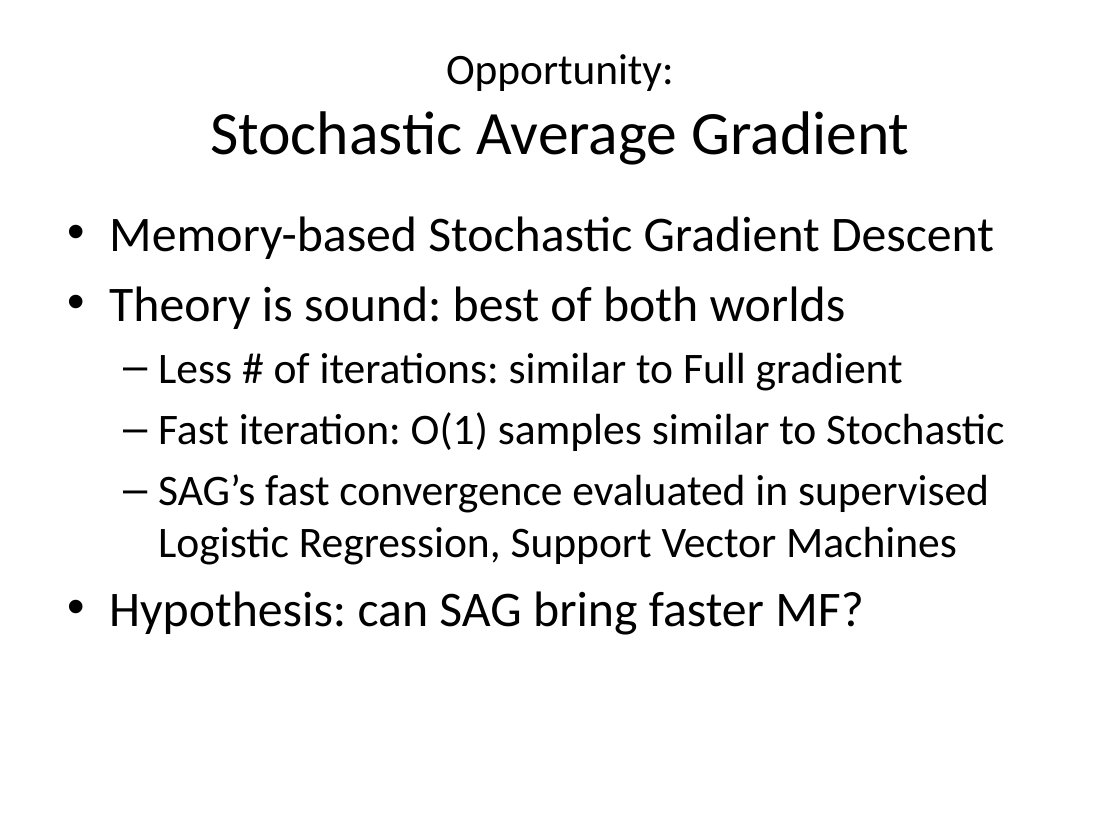
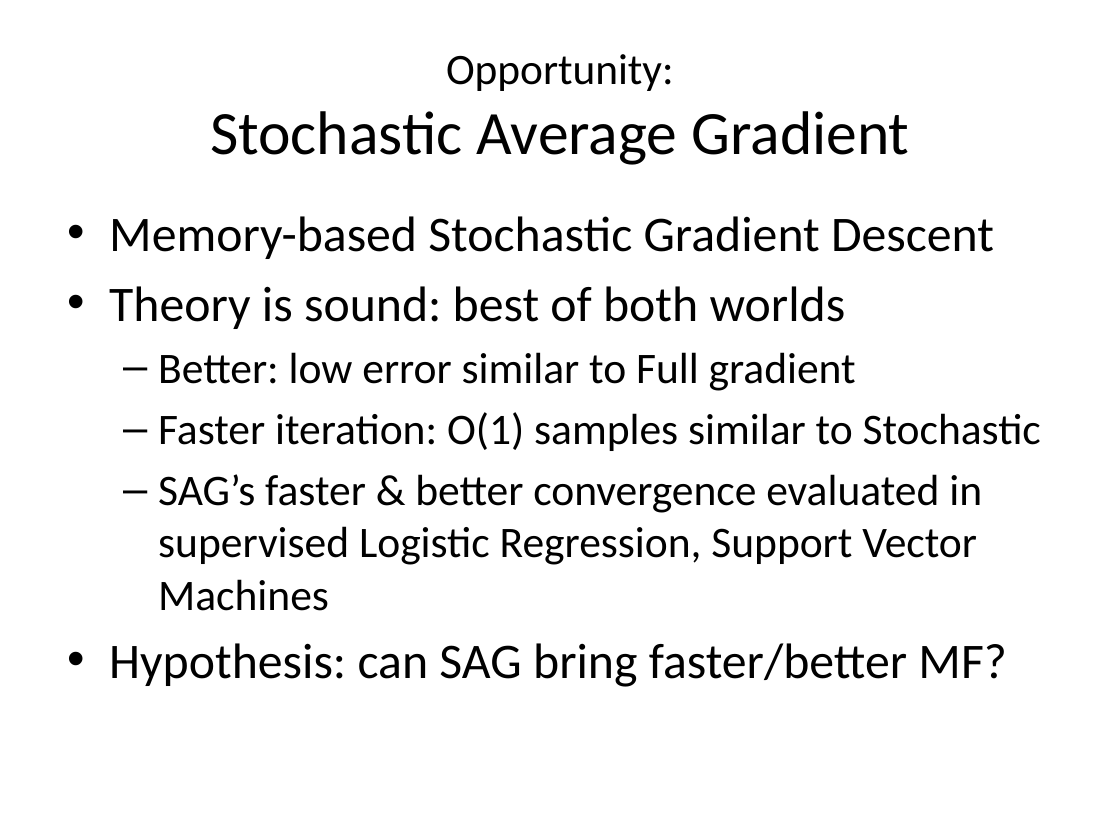
Before and after one commit to jamestklo/MatrixFactorizationMatlab, a slide deck: slide 5 of cs534L-SAGmf.pptx. Drawn at 1120x840 pixels with LibreOffice and Linux fonts; fonts in the diff are those of the drawing. Boxes give left, top, right and bottom in pixels: in the first picture for what was removed or moved away, otherwise in the second. Text is boxed around its words. In the diff, an @@ line names an element or a change of style, - is before the commit and + after.

Commit message:
Updated powerpoint

```diff
--- a/cs534L-SAGmf.pptx
+++ b/cs534L-SAGmf.pptx
@@ text at <box>109,352,1041,687</box>: text changed @@
-  – Less # of iterations: similar to Full gradient
-  – Fast iteration: O(1) samples similar to Stochastic
-  – SAG’s fast convergence evaluated in supervised Logistic Regression, Support Vector Machines
-• Hypothesis: can SAG bring faster MF?
+  – Better: low error similar to Full gradient
+  – Faster iteration: O(1) samples similar to Stochastic
+  – SAG’s faster & better convergence evaluated in supervised Logistic Regression, Support Vector Machines
+• Hypothesis: can SAG bring faster/better MF?
```
Also in this commit, not shown: 19 other slides changed, 5 slides added, 3 other files.
